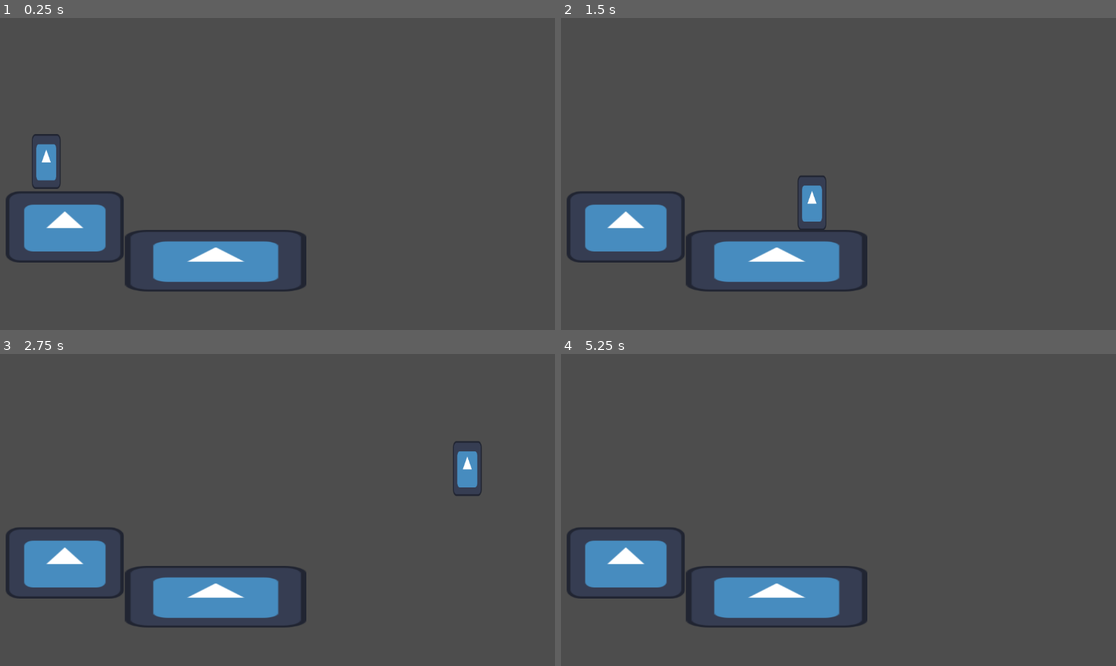
Above: before the commit, frames 1-4 (two rows, left to right).
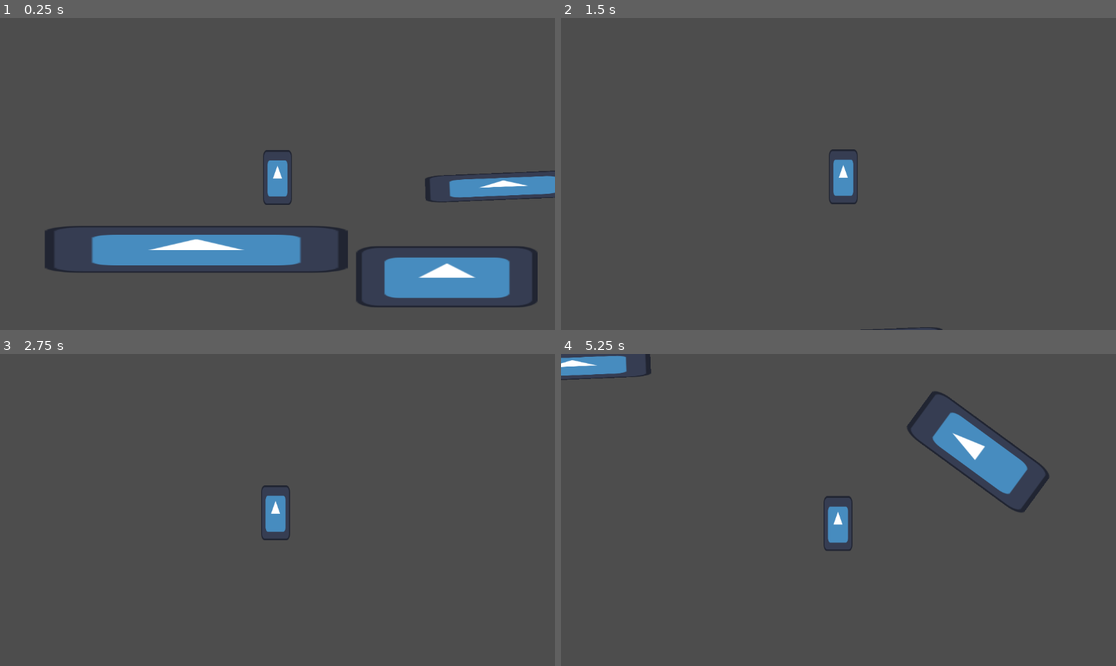
Above: after the commit, the same moments.

Repository: abnormalhare/platformer-test
Game: Godot game, scene res://world.tscn
Same seed, same stepped clock (60 frames per second), same inputs: the game is played once before the commit and once after it. The engine's default icon, where the game draws it, is replaced by a stand-in: a white triangle on a blue panel in a dark square.
Inputs:
- Up to frame 1 (0.25 s): no input
- Up to frame 2 (1.5 s): hold D (move_right) from 0.53 s (still down); tap W (jump) at 0.6, 0.77, 1.07, 1.35 s
- Up to frame 3 (2.75 s): tap W (jump) at 1.52, 1.82, 2.1 s; release D (move_right) at 2.03 s; hold A (move_left) from 2.03 s (still down)
- Up to frame 4 (5.25 s): release A (move_left) at 2.78 s; hold D (move_right) 2.78-4.28 s; tap W (jump) at 2.85, 3.02, 3.32, 3.6, 3.77, 4.07, 4.35, 4.52, 4.82, 5.1 s; hold A (move_left) 4.28-5.03 s; hold D (move_right) from 5.03 s (still down)

The runs differ from the first frame. In frame 1, 14% of the frame differs, in the area x 1-100%, y 37-93%; in frame 2, 7.8%; in frame 3, 7.8%; in frame 4, 11%.

Commit message:
Add amazing movement

Diff:
--- /dev/null
+++ b/MainCamera.tscn
@@ -0,0 +1,6 @@
+[gd_scene load_steps=2 format=3 uid="uid://c26akcdk8cous"]
+
+[ext_resource type="Script" uid="uid://bk1qykq2ityid" path="res://main_camera.gd" id="1_ma5mu"]
+
+[node name="Camera2D" type="Camera2D"]
+script = ExtResource("1_ma5mu")
--- /dev/null
+++ b/main_camera.gd
@@ -0,0 +1 @@
+extends Camera2D
--- a/player.gd
+++ b/player.gd
@@ -2,8 +2,10 @@
 
 enum AccelState {
 	NONE,
-	START,
-	RUN_START,
+	SPEED_UP,
+	RUN_SPEED_UP,
+	SLOW_DOWN,
+	SLOW_DOWN_AIR,
 	CHANGE,
 	STOP,
 	MOVE,
@@ -14,12 +16,19 @@
 var accelx_state: AccelState = AccelState.NONE;
 var prev_dirx: float = 0.0;
 
-var is_moving_right: bool;
-var is_moving_left: bool;
-var just_moved_right: bool;
-var just_moved_left: bool;
-var just_rel_right: bool;
-var just_rel_left: bool;
+var accelx: float = 0.0;
+var accely: float = 0.0;
+
+var is_moving_right: bool = false;
+var is_moving_left: bool = false;
+var just_moved_right: bool = false;
+var just_moved_left: bool = false;
+var just_rel_right: bool = false;
+var just_rel_left: bool = false;
+
+var to_jump: bool = false;
+
+const MAX_XVEL := 600.0;
 
 func process_x(delta):
 	var dirx: float = 0.0;
@@ -33,20 +42,36 @@
 	just_rel_left    = Input.is_action_just_released("move_left");
 
 	if just_moved_right and not is_moving_left or is_moving_right and just_rel_left:
-		accelx_state = AccelState.START;
+		accelx_state = AccelState.SPEED_UP;
 	if is_moving_right and not is_moving_left:
-		if velocity.x >= 600.0:
-			if accelx_state == AccelState.START:
+		if velocity.x == MAX_XVEL:
+			if accelx_state == AccelState.SPEED_UP:
 				accelx_state = AccelState.MOVE;
-		dirx += 1.0;
+		elif velocity.x > MAX_XVEL and is_on_floor():
+			accelx_state = AccelState.SLOW_DOWN;
+			dirx -= 1.0;
+		elif velocity.x > MAX_XVEL:
+			accelx_state = AccelState.SLOW_DOWN_AIR;
+			dirx -= 1.0;
+		else:
+			accelx_state = AccelState.SPEED_UP;
+			dirx += 1.0;
 
 	if just_moved_left and not is_moving_right or is_moving_left and just_rel_right:
-		accelx_state = AccelState.START;
+		accelx_state = AccelState.SPEED_UP;
 	if is_moving_left and not is_moving_right:
-		if velocity.x <= -600.0:
-			if accelx_state == AccelState.START:
+		if velocity.x == -MAX_XVEL:
+			if accelx_state == AccelState.SPEED_UP:
 				accelx_state = AccelState.MOVE;
-		dirx += -1.0;
+		elif velocity.x < -MAX_XVEL and is_on_floor():
+			accelx_state = AccelState.SLOW_DOWN;
+			dirx += 1.0;
+		elif velocity.x < -MAX_XVEL:
+			accelx_state = AccelState.SLOW_DOWN_AIR;
+			dirx += 1.0;
+		else:
+			accelx_state = AccelState.SPEED_UP;
+			dirx -= 1.0;
 
 	var none_x_keys: bool = (not is_moving_right and not is_moving_left);
 	var both_x_keys: bool = (is_moving_left and is_moving_right);
@@ -61,30 +86,52 @@
 			accelx_state = AccelState.END;
 
 	match accelx_state:
-		AccelState.NONE:      ax = 0.0
-		AccelState.START:     ax = 20.0
-		AccelState.RUN_START: ax = 50.0
-		AccelState.CHANGE:    ax = 10.0
-		AccelState.STOP:      ax = 20.0
-		AccelState.MOVE:      ax = 0.0;
-		AccelState.END:       ax = 0.0; velocity.x = 0;
+		AccelState.NONE:          ax = 0.0;
+		AccelState.SPEED_UP:      ax = 20.0;
+		AccelState.RUN_SPEED_UP:  ax = 50.0;
+		AccelState.SLOW_DOWN:     ax = 5.0;
+		AccelState.SLOW_DOWN_AIR: ax = 0.5;
+		AccelState.CHANGE:        ax = 10.0;
+		AccelState.STOP:          ax = 20.0;
+		AccelState.MOVE:          ax = 0.0;
+		AccelState.END:           ax = 0.0; velocity.x = 0;
 
 	if is_moving_left or is_moving_right:
 		prev_dirx = dirx;
 
-	return ax * dirx;
+	accelx = ax * dirx;
 
 const TERMINAL_VELOCITY: float = 2000.0;
 
 func process_y(delta):
 	var ay: float = 0.0;
+
 	if is_on_floor():
+
+		if Input.is_action_just_pressed("jump") or to_jump == true:
+			var did_imm_jump := to_jump;
+			to_jump = false;
+
+			ay = -1200.0;
+
+			if did_imm_jump:
+				var slope := get_last_slide_collision();
+				var angle := slope.get_angle();
+
+				if slope.get_normal().x > 0:
+					accelx -= ay * sin(angle);
+				else:
+					accelx += ay * sin(angle);
+				ay = ay * cos(angle);
+	else:
 		if Input.is_action_just_pressed("jump"):
-			ay = -1200.0;
-	else:
+			to_jump = true;
+		if to_jump and Input.is_action_just_released("jump"):
+			to_jump = false;
 		if velocity.y < TERMINAL_VELOCITY:
 			ay = 30.0;
-	return ay;
+
+	accely = ay;
 
 func _process(delta):
 	is_moving_right  = Input.is_action_pressed("move_right");
@@ -94,11 +141,13 @@
 	just_rel_right   = Input.is_action_just_released("move_right");
 	just_rel_left    = Input.is_action_just_released("move_left");
 
-	velocity.x += process_x(delta);
-	velocity.y += process_y(delta);
+	process_x(delta);
+	process_y(delta);
+	velocity.x += accelx;
+	velocity.y += accely;
 
 	velocity.x = 0 if accelx_state == AccelState.END else velocity.x;
 
-	print(velocity)
+	print(velocity.x, ", ", velocity.y)
 
 	move_and_slide();
--- a/world.gd
+++ b/world.gd
@@ -2,3 +2,6 @@
 
 func _ready():
 	$Player.position = $StartPos.position;
+
+func _process(delta):
+	$Camera2D.offset = $Player.position;
--- a/world.tscn
+++ b/world.tscn
@@ -1,11 +1,14 @@
-[gd_scene load_steps=4 format=3 uid="uid://dk8ju062r6c5o"]
+[gd_scene load_steps=5 format=3 uid="uid://dk8ju062r6c5o"]
 
 [ext_resource type="PackedScene" uid="uid://bnr57ylhi3a1d" path="res://player.tscn" id="1_fj7yv"]
 [ext_resource type="Script" uid="uid://cgdsfqxydvhaj" path="res://world.gd" id="1_tlwt5"]
+[ext_resource type="PackedScene" uid="uid://c26akcdk8cous" path="res://MainCamera.tscn" id="2_aqk2v"]
 [ext_resource type="PackedScene" uid="uid://ci6ystotc7tk0" path="res://block.tscn" id="3_tlwt5"]
 
 [node name="World" type="Node"]
 script = ExtResource("1_tlwt5")
+
+[node name="Camera2D" parent="." instance=ExtResource("2_aqk2v")]
 
 [node name="StartPos" type="Marker2D" parent="."]
 position = Vector2(96, 238)
@@ -13,18 +16,57 @@
 [node name="Player" parent="." instance=ExtResource("1_fj7yv")]
 position = Vector2(42, -64)
 scale = Vector2(3, 3)
+floor_max_angle = 2.33874
+floor_snap_length = 5.5
 
 [node name="Player2" parent="." instance=ExtResource("1_fj7yv")]
-position = Vector2(107, -65)
+position = Vector2(220, 1096)
 scale = Vector2(3, 3)
 script = null
 
 [node name="Platforms" type="Node" parent="."]
 
-[node name="StaticBody2D" parent="Platforms" instance=ExtResource("3_tlwt5")]
-position = Vector2(136, 434)
-scale = Vector2(2.82324, 1.72477)
+[node name="plat001" parent="Platforms" instance=ExtResource("3_tlwt5")]
+position = Vector2(-69, 447)
+scale = Vector2(7.2266, 1.13293)
 
-[node name="StaticBody2D2" parent="Platforms" instance=ExtResource("3_tlwt5")]
+[node name="plat002" parent="Platforms" instance=ExtResource("3_tlwt5")]
 position = Vector2(450, 504)
 scale = Vector2(4.33523, 1.4846)
+
+[node name="plat009" parent="Platforms" instance=ExtResource("3_tlwt5")]
+position = Vector2(567, 316)
+rotation = -0.0407085
+scale = Vector2(3.73613, 0.653386)
+
+[node name="plat010" parent="Platforms" instance=ExtResource("3_tlwt5")]
+position = Vector2(842, 495)
+rotation = -0.444991
+scale = Vector2(-1.29235, 3.50977)
+
+[node name="plat003" parent="Platforms" instance=ExtResource("3_tlwt5")]
+position = Vector2(2504, 2014)
+scale = Vector2(-26.9324, 2.55105)
+
+[node name="plat004" parent="Platforms" instance=ExtResource("3_tlwt5")]
+position = Vector2(4847, 2014)
+scale = Vector2(-26.9324, 2.55105)
+
+[node name="plat005" parent="Platforms" instance=ExtResource("3_tlwt5")]
+position = Vector2(7190, 2014)
+scale = Vector2(-26.9324, 2.55105)
+
+[node name="plat011" parent="Platforms" instance=ExtResource("3_tlwt5")]
+position = Vector2(1887, 897)
+rotation = -0.938361
+scale = Vector2(-1.29235, 3.50977)
+
+[node name="plat012" parent="Platforms" instance=ExtResource("3_tlwt5")]
+position = Vector2(2850, 1210)
+rotation = -1.03661
+scale = Vector2(-1.29235, 3.50977)
+
+[node name="plat013" parent="Platforms" instance=ExtResource("3_tlwt5")]
+position = Vector2(1047, 718)
+rotation = -0.0407085
+scale = Vector2(3.73613, 0.653386)
Not shown, added: main_camera.gd.uid
